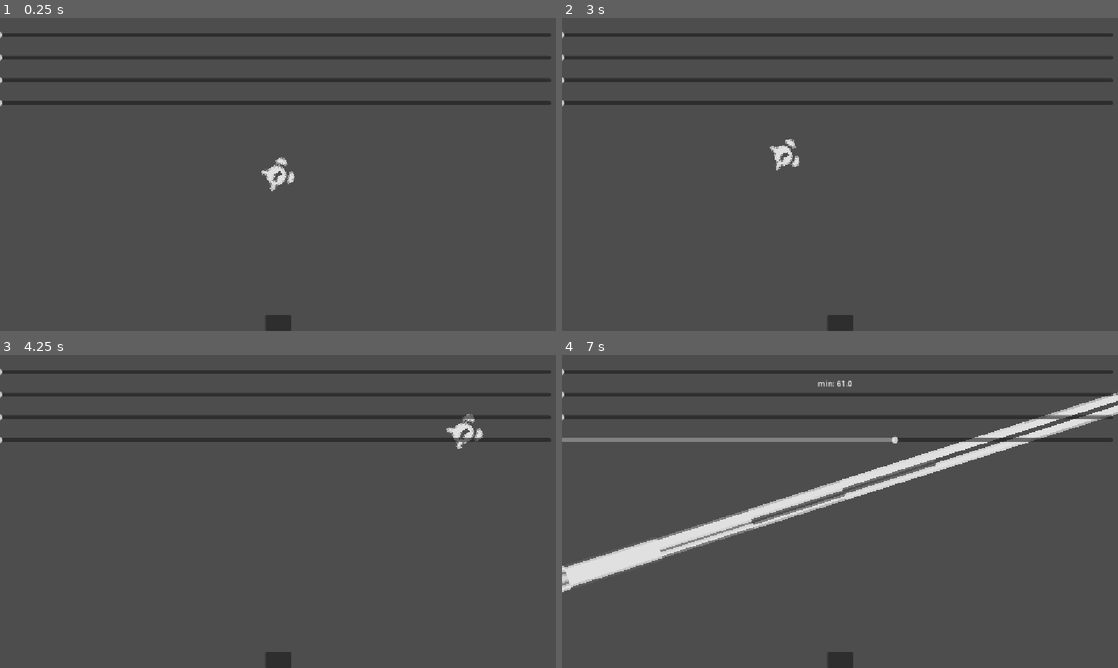
Above: before the commit, frames 1-4 (two rows, left to right).
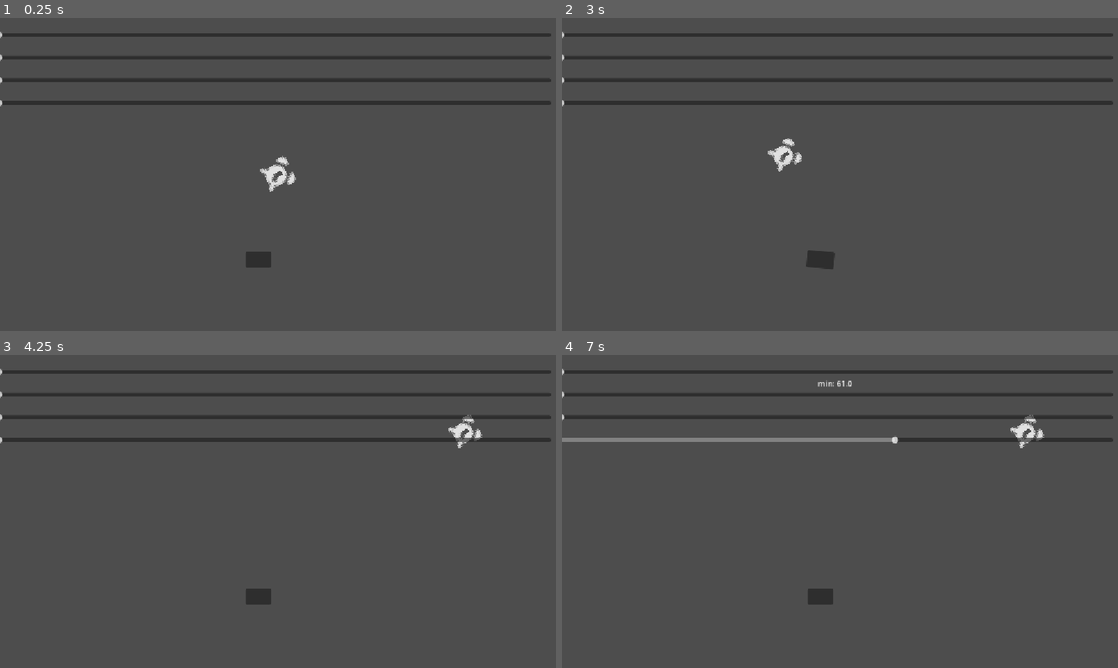
Above: after the commit, the same moments.

Repository: KOST821/ComponentPack
Game: Godot game, scene res://test.tscn
The game is run twice, just before and just after one commit, with the same random seed, the same clock (stepped at 60 frames per second) and the same inputs. The project has no main scene, so this scene is started directly.
Inputs (mouse positions are in pixels of both pictures, inside the frame that each line leads up to; where the layout moved, square brackets give the same spot in the first picture):
- Up to frame 1 (0.25 s): no input
- Up to frame 2 (3 s): click (817, 259) [840, 321] at 0.5 s; click (817, 259) [840, 321] at 1.25 s; click (817, 259) [840, 321] at 2 s; drag from (840, 174) to (673, 115) at 2.77 s
- Up to frame 3 (4.25 s): drag from (111, 452) to (467, 433) at 3.52 s
- Up to frame 4 (7 s): move the mouse to (895, 442) at 4.27 s; click (895, 442) at 4.35 s; drag from (812, 574) to (1029, 433) at 5.02 s; move the mouse to (1006, 558) at 5.77 s; click (1006, 558) at 5.85 s; drag from (673, 464) to (1029, 433) at 6.52 s

The runs differ from the first frame. In frame 1, 0.6% of the frame differs, in the area x 44-54%, y 44-100%; in frame 2, 0.7%; in frame 3, 0.6%; in frame 4, 6.7%, in the area x 0-100%, y 11-100%.
Error before the commit: Trying to assign value of type 'Node' to a variable of type 'Node3D'. (res://Health/3D/Health3D.gd:34)

Commit message:
Update
New component (InteractiveUI), update (squash), fixed health 2D

Diff:
--- a/Health/2D/Health2D.gd
+++ b/Health/2D/Health2D.gd
@@ -14,7 +14,7 @@
 signal health_changed(current:float,max:float)
 
 ## Who is using the component.
-@export var user:Node2D
+@export var user:Node
 
 ## Max Health.
 @export var max_health:float
@@ -28,8 +28,12 @@
 var health:float = max_health
 
 func _ready() -> void:
-	if user == null:
+	if user == null or user is not Node2D or user is not Control:
 		user = get_parent()
+		if user is not Node2D or user is not Control:
+			user = null
+			push_error('You forgot to place the "user" to the health component (',self,'). Automatically added the parent. Parent was not a valid type, KOSSAINIS')
+			return
 		push_warning('You forgot to place the "user" to the health component (',self,'). Automatically added the parent (',user,'), KOSSAINIS')
 
 	if starting_health_per == 100.0:
--- /dev/null
+++ b/InteractiveUI/InteractiveUI.gd
@@ -0,0 +1,74 @@
+@icon("rotary_dial.svg")
+extends Node
+class_name InteractiveUI
+
+## Who uses the component.
+@export var user:Control
+
+## The ease type of animation.
+@export var ease_type:Tween.EaseType
+## The trans type of animation.
+@export var trans_type:Tween.TransitionType
+
+## The max rotation the user can rotate in degrees.
+@export var max_scale:Vector2 = Vector2.ONE * 1.3
+## The min rotation the user can rotate in degrees.
+@export var min_rotation:float = 17.0:
+	set(value):
+		min_rotation = value
+		_rad_rotation_min = deg_to_rad(min_rotation)
+## The max rotation the user can rotate in degrees.
+@export var max_rotation:float = 21.0:
+	set(value):
+		max_rotation = value
+		_rad_rotation_max = deg_to_rad(max_rotation)
+
+## The time of the animation.
+@export_range(0.0,1.0,0.01,"or_greater") var time:float = 0.29
+
+var _starting_rotation:float
+var _starting_scale:Vector2
+
+var _tween:Tween
+
+var _rad_rotation_max:float
+var _rad_rotation_min:float
+
+func _ready() -> void:
+	if user == null:
+		user = get_parent() as Control
+		if user == null:
+			push_error("You forgot to place the user to the DragDropComponent2D (",self,"). Automatically tried to add the parent (",get_parent(),") but it wasn't a Control Node, KOSSAINIS")
+			return
+		push_warning('You forgot to place the "user" to the InteractiveUI (',self,'). Automatically added the parent (',user,'), KOSSAINIS')
+
+	user.pivot_offset_ratio = Vector2.ONE / 2.0
+	_starting_rotation = user.rotation
+	_starting_scale = user.scale
+
+	if !user.mouse_entered.is_connected(_on_mouse_entered):
+		user.mouse_entered.connect(_on_mouse_entered)
+	if !user.mouse_exited.is_connected(_on_mouse_exited):
+		user.mouse_exited.connect(_on_mouse_exited)
+
+	_rad_rotation_min = deg_to_rad(min_rotation)
+	_rad_rotation_max = deg_to_rad(max_rotation)
+
+func _on_mouse_entered() -> void:
+	if _tween and _tween.is_valid():
+		_tween.kill()
+
+	var ampl:int = [-1,1].pick_random()
+	var final_rotation:float = ampl * randf_range(_rad_rotation_min, _rad_rotation_max)
+
+	_tween = create_tween().set_ease(ease_type).set_trans(trans_type).set_parallel(true)
+	_tween.tween_property(user,"scale", max_scale, time)
+	_tween.tween_property(user,"rotation", final_rotation, time)
+
+func _on_mouse_exited() -> void:
+	if _tween and _tween.is_valid():
+		_tween.kill()
+
+	_tween = create_tween().set_ease(ease_type).set_trans(trans_type).set_parallel(true)
+	_tween.tween_property(user,"scale", _starting_scale, time)
+	_tween.tween_property(user,"rotation", _starting_rotation, time)
--- /dev/null
+++ b/InteractiveUI/rotary_dial.svg
@@ -0,0 +1 @@
+<svg xmlns="http://www.w3.org/2000/svg" width="16" height="16" fill="none" viewBox="0 0 16 16"><path fill="#8eef97" d="M8 5a5 5 0 1 1 0 10A5 5 0 0 1 8 5m-.707 4.293a1 1 0 1 0 1.414 1.414l2.5-2.5-1.414-1.414zM2.5 3.5a1 1 0 1 1 0 2 1 1 0 0 1 0-2M13.5 3.5a1 1 0 1 1 0 2 1 1 0 0 1 0-2M6 1a1 1 0 1 1 0 2 1 1 0 0 1 0-2M10 1a1 1 0 1 1 0 2 1 1 0 0 1 0-2"/></svg>
--- a/SquashAnimation/SquashAnimation.gd
+++ b/SquashAnimation/SquashAnimation.gd
@@ -14,7 +14,9 @@
 		## The equation has the form of midpoint + amplitude × 2.0 × sin(time) × cos(time).
 	SINE_AND_COSINE,
 	## The equation has the form of midpoint + amplitude × 2.0 × (|sin(time)|)².
-	BOUNCE
+	BOUNCE,
+	## Uses a custom Curve resource mapped between the Lowest and Max points.
+	CURVE
 	}
 
 ## The [Node2D] or [Control] Node that will use this component [br] [br]
@@ -92,6 +94,7 @@
 ## amplitude = (Max Point - Lowest Point) / 2.0 [br] [br]
 ## midpoint = (Max Point + Lowest Point) / 2.0
 @export var x_type: TYPE = TYPE.SINE
+@export var x_curve: Curve
 
 ## Axis Y of animation
 @export_subgroup("Axis Y", "y")
@@ -103,6 +106,7 @@
 ## amplitude = (Max Point - Lowest Point) / 2.0 [br] [br]
 ## midpoint = (Max Point + Lowest Point) / 2.0
 @export var y_type: TYPE = TYPE.COSINE
+@export var y_curve: Curve
 
 @export_group("Rotation Limits")
 ## The maximum [member user.rotation] (in degrees).
@@ -149,11 +153,11 @@
 			return
 
 	# Axis X
-	var x_wave: float = get_type(x_type, x_max_point, x_lowest_point, _time_passed)
+	var x_wave: float = get_type(x_type, x_max_point, x_lowest_point, _time_passed, x_curve, duration)
 	user.scale.x = base_scale.x * x_wave
 
 	# Axis Y
-	var y_wave: float = get_type(y_type, y_max_point, y_lowest_point, _time_passed)
+	var y_wave: float = get_type(y_type, y_max_point, y_lowest_point, _time_passed, y_curve, duration)
 	user.scale.y = base_scale.y * y_wave
 
 	# Rotation
@@ -163,7 +167,7 @@
 	user.rotation = lerp_angle(user.rotation, base_rotation + target_rotation_rad, tilt_speed * delta)
 
 
-func get_type(type: TYPE, max_point: float, lowest_point: float, time_pass: float) -> float:
+func get_type(type: TYPE, max_point: float, lowest_point: float, time_pass: float, curve: Curve = null, anim_duration: float = 1.0) -> float:
 	var amplitude: float = (max_point - lowest_point) / 2.0
 	var midpoint: float = (max_point + lowest_point) / 2.0
 
@@ -189,6 +193,19 @@
 			# We map this 0 to 1 wave to your lowest and max points
 			return lowest_point + (max_point - lowest_point) * bounce_wave
 
+		TYPE.CURVE:
+			if not curve:
+				return midpoint
+
+			# Wrap the time to a 0.0 -> 1.0 scale so the curve reads it correctly
+			var normalized_time: float = fmod(time_pass, anim_duration) / anim_duration
+
+			# Sample the curve (which returns a value from 0.0 to 1.0)
+			var curve_value: float = curve.sample(normalized_time)
+
+			# Map that 0.0-1.0 value directly to your lowest and max points
+			return lowest_point + ((max_point - lowest_point) * curve_value)
+
 	return midpoint
 
 func _reset_transform() -> void:
--- a/test.tscn
+++ b/test.tscn
@@ -2,11 +2,9 @@
 
 [ext_resource type="Script" uid="uid://bocnxvnsmgohw" path="res://test.gd" id="1_6uqi0"]
 [ext_resource type="Script" uid="uid://cfdwhqfwsap3" path="res://SquashAnimation/SquashAnimation.gd" id="2_8uh7m"]
+[ext_resource type="Script" uid="uid://nk568qgpypnb" path="res://InteractiveUI/InteractiveUI.gd" id="2_ehkex"]
 [ext_resource type="Texture2D" uid="uid://chifrp5cj7b0" path="res://InputBuffer/alarm_clock.svg" id="2_vbegm"]
 [ext_resource type="Script" uid="uid://bdn5jgrpa2e5p" path="res://DragAndDrop/DragAndDrop.gd" id="4_ppyta"]
-[ext_resource type="Script" uid="uid://biq5osqhjrwhd" path="res://Health/2D/Health2D.gd" id="5_g14j6"]
-[ext_resource type="Script" uid="uid://bhgpxgxxbhc3u" path="res://Health/3D/Health3D.gd" id="6_vbegm"]
-[ext_resource type="Script" uid="uid://w12k86n1ih6c" path="res://FlipSprite/FlipSprite.gd" id="7_vbegm"]
 
 [sub_resource type="CircleShape2D" id="CircleShape2D_5p6vy"]
 radius = 15.132746
@@ -67,11 +65,16 @@
 anchor_top = 1.0
 anchor_right = 0.5
 anchor_bottom = 1.0
-offset_left = -26.5
-offset_top = -33.0
-offset_right = 26.5
+offset_left = -67.0
+offset_top = -164.0
+offset_right = -14.0
+offset_bottom = -131.0
 grow_horizontal = 2
 grow_vertical = 0
+
+[node name="InteractiveUI" type="Node" parent="CanvasLayer/Button" unique_id=1215059904]
+script = ExtResource("2_ehkex")
+metadata/_custom_type_script = "uid://nk568qgpypnb"
 
 [node name="Area2D" type="CharacterBody2D" parent="." unique_id=1834589469]
 
@@ -87,6 +90,7 @@
 [node name="SquashAnimation" type="Node" parent="Area2D/Sprite2D" unique_id=1937918173 node_paths=PackedStringArray("user")]
 script = ExtResource("2_8uh7m")
 user = NodePath("..")
+enable = true
 metadata/_custom_type_script = "uid://cfdwhqfwsap3"
 
 [node name="DragDropComponent2D" type="Node" parent="Area2D" unique_id=397970689 node_paths=PackedStringArray("user", "drop_sensor")]
@@ -140,18 +144,6 @@
 user = NodePath("..")
 metadata/_custom_type_script = "uid://cfdwhqfwsap3"
 
-[node name="Health2D" type="Node" parent="." unique_id=1115519948]
-script = ExtResource("5_g14j6")
-metadata/_custom_type_script = "uid://biq5osqhjrwhd"
-
-[node name="Health3D" type="Node" parent="Health2D" unique_id=2059736354]
-script = ExtResource("6_vbegm")
-metadata/_custom_type_script = "uid://bhgpxgxxbhc3u"
-
-[node name="FlipSprite2D" type="Node" parent="." unique_id=1070636375]
-script = ExtResource("7_vbegm")
-metadata/_custom_type_script = "uid://w12k86n1ih6c"
-
 [connection signal="value_changed" from="CanvasLayer/HBoxContainer/HSlider" to="." method="_on_h_slider_value_changed"]
 [connection signal="value_changed" from="CanvasLayer/HBoxContainer/HSlider2" to="." method="_on_h_slider_2_value_changed"]
 [connection signal="value_changed" from="CanvasLayer/HBoxContainer/HSlider3" to="." method="_on_h_slider_3_value_changed"]
Not shown, added: InteractiveUI/InteractiveUI.gd.uid
Not shown, added: InteractiveUI/rotary_dial.svg.import
Not shown, changed: Documentation.md
